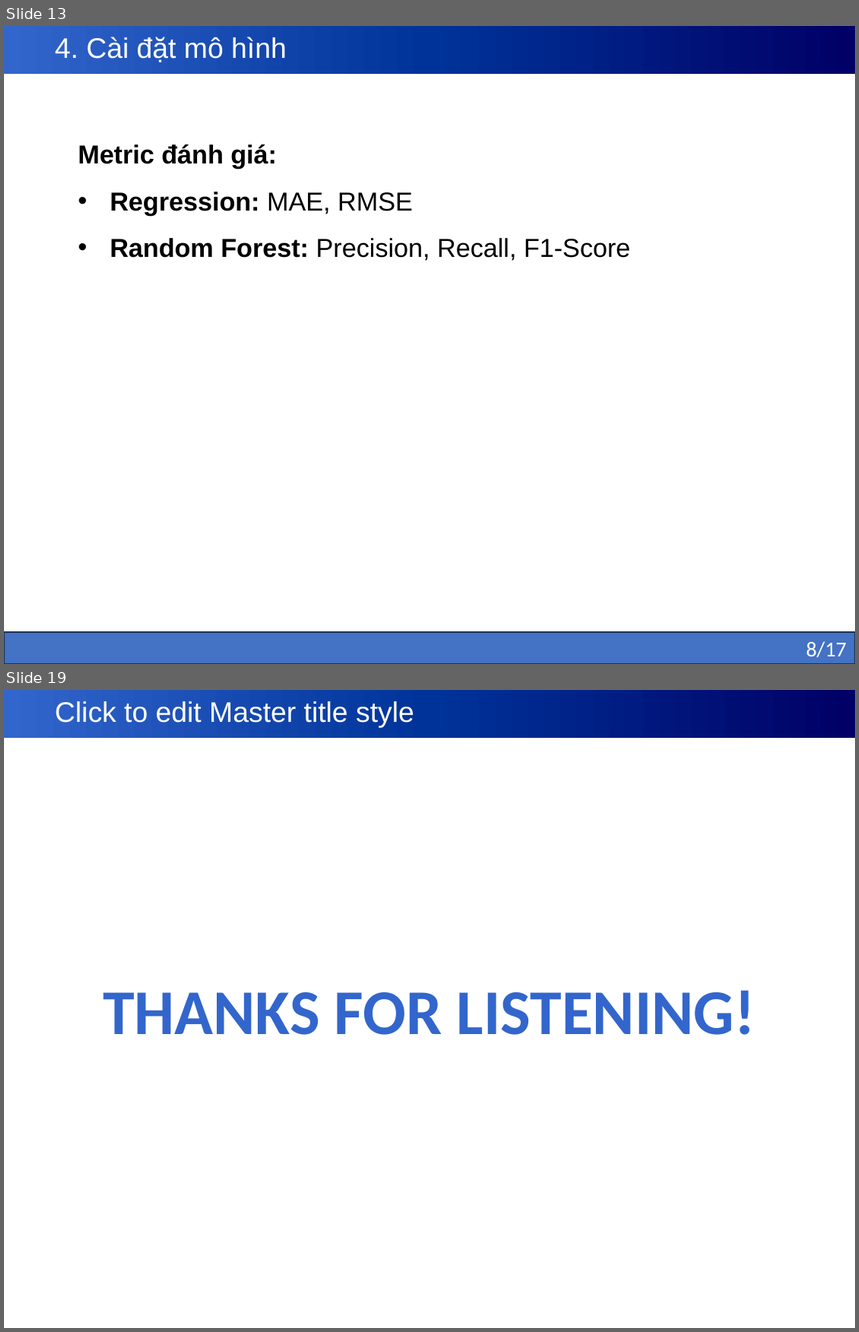
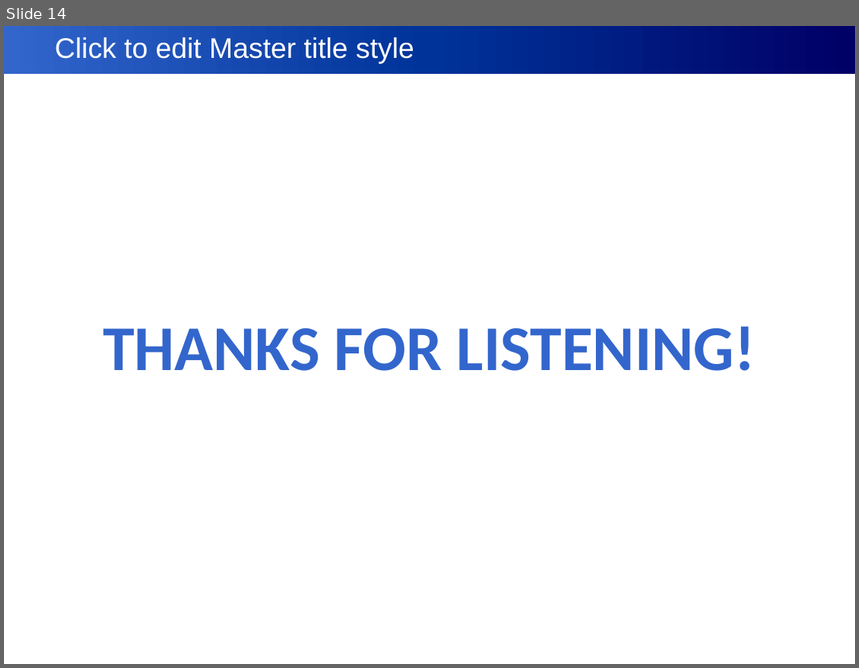
Before and after one commit to kly1906/12423030_MLproject, a slide deck: slides/baocaoML.pptx. Shown one above the other, each under a label of ours: slides 13 and 19 before the commit, slide 14 after it; the slides between them are not shown. The pictures are 859x1332 and 859x668 pixels, drawn with LibreOffice and Linux fonts; fonts in the diff are those of the drawing. Boxes give left, top, right and bottom in pixels: in the first picture for what was removed or moved away, otherwise in the second. Text is boxed around its words. In the diff, an @@ line names an element or a change of style, - is before the commit and + after.

```diff
--- a/slides/baocaoML.pptx
+++ b/slides/baocaoML.pptx
@@ slide 13 removed at bbox=[4, 26, 855, 664], background #FFFFFF; not listed: 1 template element that a slide beside it also shows @@
@@ title removed at bbox=[4, 26, 855, 74] @@
-4. Cài đặt mô hình
@@ text removed at bbox=[78, 145, 630, 261] @@
-Metric đánh giá:
-• Regression: MAE, RMSE
-• Random Forest: Precision, Recall, F1-Score
@@ rectangle removed at bbox=[4, 632, 855, 664] @@
-8/17
@@ what was slide 19 is now slide 14 @@
```
Also in this commit, not shown: 9 slides changed, 4 slides added, 8 other slides removed, 2 other files.
